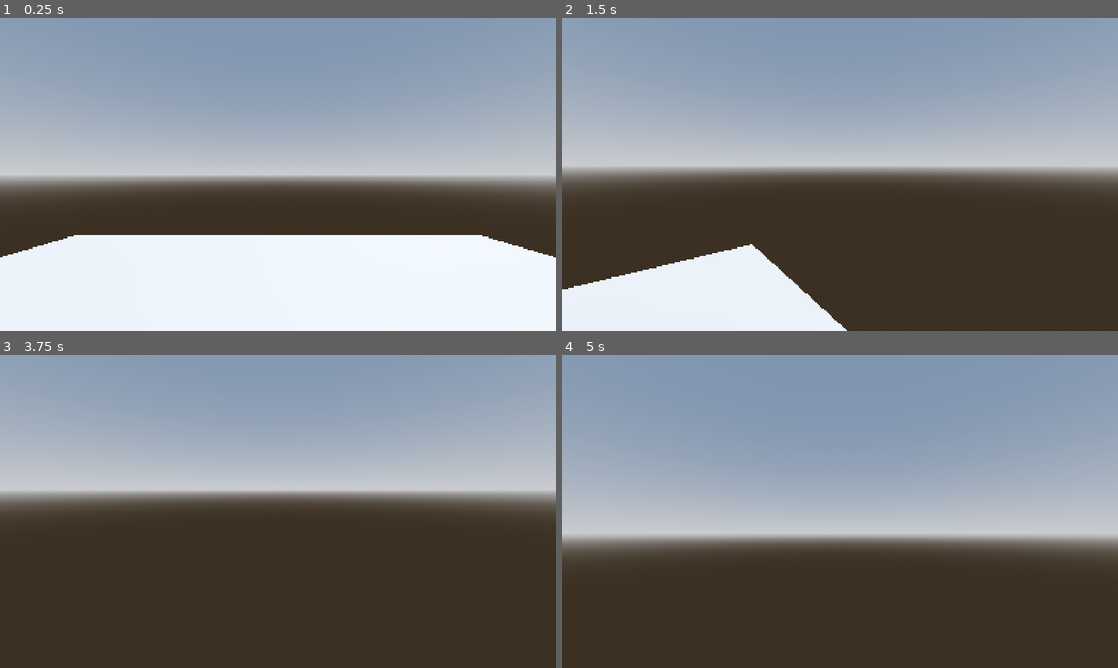
Above: before the commit, frames 1-4 (two rows, left to right).
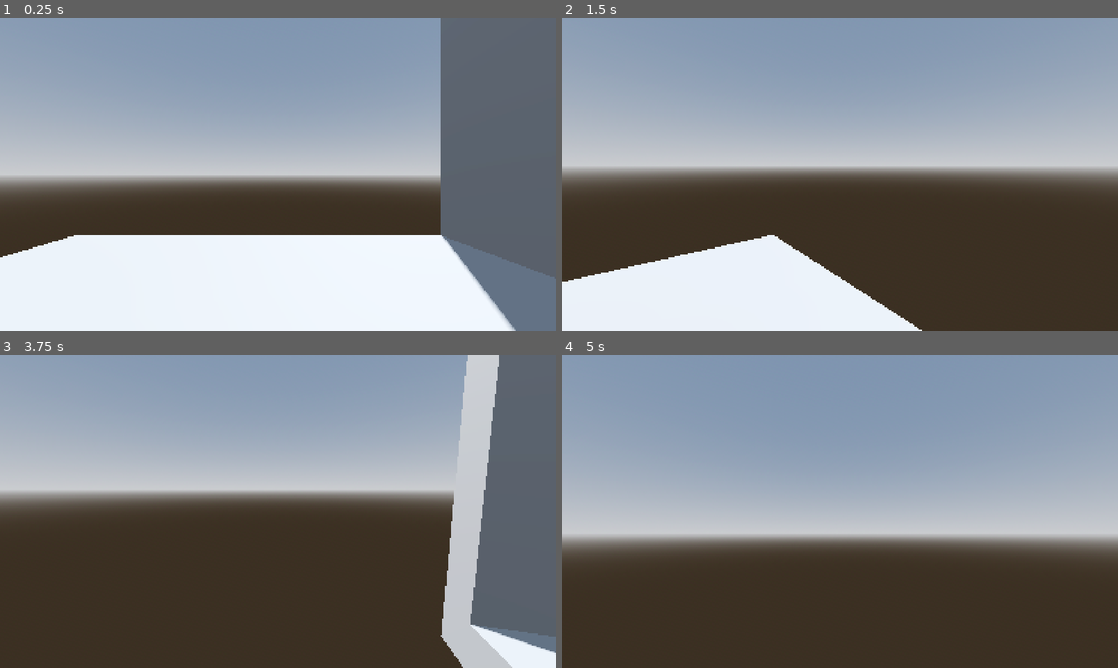
Above: after the commit, the same moments.

Repository: PixelSaver/WannaFall
Game: Godot game, scene res://Scenes/world.tscn
The game is run twice, just before and just after one commit, with the same random seed, the same clock (stepped at 60 frames per second) and the same inputs.
Inputs (mouse positions are in pixels of both pictures, inside the frame that each line leads up to):
- Up to frame 1 (0.25 s): no input
- Up to frame 2 (1.5 s): tap Enter at 0.5 s; move the mouse to (867, 174) at 0.52 s; hold W (up) from 0.53 s (still down); tap Space (jump) at 0.6, 0.77, 1.07 s; move the mouse to (812, 174) at 1.27 s; click (812, 174) at 1.35 s
- Up to frame 3 (3.75 s): keep holding W (up); tap Space (jump) at 1.52, 1.55, 1.82, 2.3, 2.85, 3.02, 3.32, 3.5 s; move the mouse to (289, 505) at 2.02 s; right-click (289, 505) at 2.1 s; move the mouse to (272, 517) at 2.77 s; move the mouse to (316, 514) at 3.52 s; click (316, 514) at 3.6 s
- Up to frame 4 (5 s): keep holding W (up); tap Space (jump) at 3.77, 3.8, 4.07, 4.52, 4.55, 4.82 s; move the mouse to (795, 508) at 4.27 s; right-click (795, 508) at 4.35 s

The runs differ from the first frame. In frame 1, 19% of the frame differs, in the area x 79-100%, y 0-100%; in frame 2, 3.6%; in frame 3, 18%; in frame 4, nothing differs.

Commit message:
Reworked movement.... my brain hurts

Diff:
--- a/Scenes/hold.tscn
+++ b/Scenes/hold.tscn
@@ -3,7 +3,7 @@
 [ext_resource type="Script" uid="uid://dtkrne3mygdix" path="res://Scripts/hold.gd" id="1_oji8j"]
 
 [node name="Hold" type="StaticBody3D"]
-collision_layer = 5
+collision_layer = 4
 axis_lock_linear_x = true
 axis_lock_linear_y = true
 axis_lock_linear_z = true
@@ -11,3 +11,4 @@
 axis_lock_angular_y = true
 axis_lock_angular_z = true
 script = ExtResource("1_oji8j")
+metadata/_edit_group_ = true
--- a/Scenes/world.tscn
+++ b/Scenes/world.tscn
@@ -25,6 +25,12 @@
 [sub_resource type="BoxMesh" id="BoxMesh_a02cp"]
 size = Vector3(10, 10, 1)
 
+[sub_resource type="ConvexPolygonShape3D" id="ConvexPolygonShape3D_go701"]
+points = PackedVector3Array(5, 5, 0.5, 5, 5, -0.5, -5, 5, 0.5, 5, -5, 0.5, 5, -5, -0.5, -5, 5, -0.5, -5, -5, 0.5, -5, -5, -0.5)
+
+[sub_resource type="ConvexPolygonShape3D" id="ConvexPolygonShape3D_5a7ea"]
+points = PackedVector3Array(5, 5, 0.5, 5, 5, -0.5, -5, 5, 0.5, 5, -5, 0.5, 5, -5, -0.5, -5, 5, -0.5, -5, -5, 0.5, -5, -5, -0.5)
+
 [sub_resource type="StandardMaterial3D" id="StandardMaterial3D_go701"]
 shading_mode = 2
 albedo_color = Color(1, 0.49019608, 0.38431373, 1)
@@ -45,7 +51,6 @@
 
 [node name="Player" parent="." instance=ExtResource("1_a02cp")]
 transform = Transform3D(1, 0, 0, 0, 1, 0, 0, 0, 1, 0, 1, 0)
-mouse_sensitivity = null
 
 [node name="Node3D" type="Node3D" parent="."]
 
@@ -66,11 +71,22 @@
 mesh = SubResource("BoxMesh_a02cp")
 
 [node name="CollisionShape3D" type="CollisionShape3D" parent="Node3D/Wall"]
-transform = Transform3D(1, 0, 0, 0, 1, 0, 0, 0, 1, 0, -0.5, 0)
-shape = SubResource("ConvexPolygonShape3D_5ukr8")
+transform = Transform3D(1, 0, 0, 0, 1, 0, 0, 0, 1, 0, 5, 4.5)
+shape = SubResource("ConvexPolygonShape3D_go701")
+
+[node name="Wall2" type="StaticBody3D" parent="Node3D"]
+transform = Transform3D(-4.371139e-08, 0, 1, 0, 1, 0, -1, 0, -4.371139e-08, 0, 0, 0)
+
+[node name="MeshInstance3D" type="MeshInstance3D" parent="Node3D/Wall2"]
+transform = Transform3D(1, 0, 0, 0, 1, 0, 0, 0, 1, 0, 5, 4.5)
+mesh = SubResource("BoxMesh_a02cp")
+
+[node name="CollisionShape3D" type="CollisionShape3D" parent="Node3D/Wall2"]
+transform = Transform3D(1, 0, 0, 0, 1, 0, 0, 0, 1, 0, 5, 4.5)
+shape = SubResource("ConvexPolygonShape3D_5a7ea")
 
 [node name="Hold" parent="Node3D" instance=ExtResource("2_go701")]
-transform = Transform3D(1, 0, 0, 0, 1, 0, 0, 0, 1, 0, 3.495698, 1.5126157)
+transform = Transform3D(1, 0, 0, 0, 1, 0, 0, 0, 1, 0, 3.495698, 3.5126157)
 collision_layer = 4
 
 [node name="MeshInstance3D" type="MeshInstance3D" parent="Node3D/Hold"]
@@ -79,3 +95,14 @@
 
 [node name="CollisionShape3D" type="CollisionShape3D" parent="Node3D/Hold"]
 shape = SubResource("ConvexPolygonShape3D_8j60k")
+
+[node name="Hold2" parent="Node3D" instance=ExtResource("2_go701")]
+transform = Transform3D(1, 0, 0, 0, 1, 0, 0, 0, 1, 3.571782, 8.29401, -0.48738337)
+collision_layer = 4
+
+[node name="MeshInstance3D" type="MeshInstance3D" parent="Node3D/Hold2"]
+material_override = SubResource("StandardMaterial3D_go701")
+mesh = SubResource("BoxMesh_5a7ea")
+
+[node name="CollisionShape3D" type="CollisionShape3D" parent="Node3D/Hold2"]
+shape = SubResource("ConvexPolygonShape3D_8j60k")
--- a/Scripts/player.gd
+++ b/Scripts/player.gd
@@ -9,8 +9,13 @@
 @export var mouse_sensitivity: float = 0.01
 @export var spring_strength: float = 100.0
 @export var spring_damping: float = 0.85
+@export var swing_force: float = 15.
 @export var grab_range: float = 3.0
 @export var min_hold_distance: float = 0.3
+
+@export_category("Air Control")
+@export var air_control: float = 0.15
+@export var air_drag: float = 0.98
 
 @export_category("Misc")
 @onready var head: Node3D = $Head
@@ -21,50 +26,117 @@
 var left_hand_hold: Hold = null
 var right_hand_hold: Hold = null
 
+enum ClimbState { GROUND, HANGING, PULLING_UP }
+var climb_state = ClimbState.GROUND
+
 func _ready() -> void:
 	Input.mouse_mode = Input.MOUSE_MODE_CAPTURED
 
 func _physics_process(delta: float) -> void:
-	var is_grabbing = left_hand_hold != null or right_hand_hold != null
-
-	# Cant gravitate during jump, the climbing forces deals with that
-	if not is_grabbing and not is_on_floor():
-		velocity += GRAVITY * delta
-
-	# Handle jump, only on the ground
-	if Input.is_action_just_pressed("jump") and is_on_floor():
-		velocity.y = JUMP_VELOCITY
-
-	# Get the input direction and handle the movement/deceleration.
-
-	var input_dir := Input.get_vector("left", "right", "up", "down")
-	var direction := (head.basis * Vector3(input_dir.x, 0, input_dir.y)).normalized()
-
-	if is_grabbing:
-		# Climbing mode
-		apply_climbing_forces(delta)
-
-		# Smaller directional movement when grabbing??
-		#TODO Try making this true in the air
-		if direction:
-			velocity += direction * SPEED * 0.3 * delta
-
-		velocity *= spring_damping
-	else:
-		if direction:
-			velocity.x = direction.x * SPEED
-			velocity.z = direction.z * SPEED
-		else:
-			velocity.x = move_toward(velocity.x, 0, SPEED)
-			velocity.z = move_toward(velocity.z, 0, SPEED)
-
-	move_and_slide()
-
 	if ray.is_colliding() and ray.get_collider() is Hold:
 		hold_in_crosshair = ray.get_collider()
 	else:
 		hold_in_crosshair = null
 
+	var is_grabbing = left_hand_hold != null or right_hand_hold != null
+
+	if is_grabbing:
+		handle_climbing_movement(delta)
+	elif is_on_floor():
+		handle_ground_movement(delta)
+	else:
+		handle_air_movement(delta)
+	move_and_slide()
+
+func handle_ground_movement(delta:float):
+	climb_state = ClimbState.GROUND
+
+	# Apply gravity
+	if not is_on_floor():
+		velocity += GRAVITY * delta
+
+	# Handle jump
+	if Input.is_action_just_pressed("jump") and is_on_floor():
+		velocity.y = JUMP_VELOCITY
+
+	# Movement
+	var input_dir := Input.get_vector("left", "right", "up", "down")
+	var direction := (head.basis * Vector3(input_dir.x, 0, input_dir.y)).normalized()
+
+	if direction:
+		velocity.x = direction.x * SPEED
+		velocity.z = direction.z * SPEED
+	else:
+		velocity.x = move_toward(velocity.x, 0, SPEED)
+		velocity.z = move_toward(velocity.z, 0, SPEED)
+
+func handle_air_movement(delta: float):
+	velocity += GRAVITY * delta
+
+	var input_dir := Input.get_vector("left", "right", "up", "down")
+	var direction := (head.basis * Vector3(input_dir.x, 0, input_dir.y)).normalized()
+
+	# air_control makes control less responsive in air
+	if direction:
+		velocity.x += direction.x * SPEED * air_control * delta
+		velocity.z += direction.z * SPEED * air_control * delta
+
+	velocity.x *= air_drag
+	velocity.z *= air_drag
+
+	# Cap horizontal
+	var horizontal_vel = Vector2(velocity.x, velocity.z)
+	var max_air_speed = SPEED * 1.5
+	if horizontal_vel.length() > max_air_speed:
+		horizontal_vel = horizontal_vel.normalized() * max_air_speed
+		velocity.x = horizontal_vel.x
+		velocity.z = horizontal_vel.y
+
+
+func handle_climbing_movement(delta:float):
+	var holds = [left_hand_hold, right_hand_hold].filter(func(h): return h != null)
+
+	if holds.size() == 0:
+		return
+
+	# average target position
+	var target_pos = Vector3.ZERO
+	for hold in holds:
+		target_pos += hold.global_position
+	target_pos /= holds.size()
+
+	# Distinction between going up and hanging
+	var is_pulling_up = -head.rotation.x > 0.5
+	if is_pulling_up:
+		climb_state = ClimbState.PULLING_UP
+	else:
+		climb_state = ClimbState.HANGING
+
+	velocity += GRAVITY * delta * 0.3
+
+	var input_dir := Input.get_vector("left", "right", "up", "down")
+	var direction := (head.basis * Vector3(input_dir.x, 0, input_dir.y)).normalized()
+	if direction:
+		velocity += direction * swing_force * delta
+
+	var to_target = target_pos - global_position
+	var distance = to_target.length()
+
+	if distance > min_hold_distance:
+		var spring_force = to_target.normalized() * spring_strength * (distance - min_hold_distance)
+		if is_pulling_up:
+			spring_force *= 2.0
+		velocity += spring_force * delta
+
+	var damping = 0.92 if is_pulling_up else spring_damping
+	velocity *= damping
+
+	# Handle jump, only on the ground
+	if Input.is_action_just_pressed("jump") and is_on_floor():
+		#TODO Implement grab jump, so jump from hold
+		#perform_grab_jump
+		pass
+		velocity.y = JUMP_VELOCITY
 
 func _input(event: InputEvent) -> void:
 	if event is InputEventMouseMotion:
@@ -94,25 +166,3 @@
 		if right_hand_hold:
 			right_hand_hold.click_held = Hold.Click.NONE
 			right_hand_hold = null
-
-func apply_climbing_forces(delta: float) -> void:
-	var holds = [left_hand_hold, right_hand_hold].filter(func(h): return h != null)
-
-	if holds.size() == 0:
-		return
-
-	# average target position
-	var target_pos = Vector3.ZERO
-	for hold in holds:
-		target_pos += hold.global_position
-	target_pos /= holds.size()
-
-	var to_target = target_pos - global_position
-	var distance = to_target.length()
-
-	if distance > min_hold_distance:
-		var spring_force = to_target.normalized() * spring_strength * (distance - min_hold_distance)
-		velocity += spring_force * delta
-
-
-	#velocity += -GRAVITY * delta
Not shown: 1 places in Scenes/world.tscn that only renumber resources
